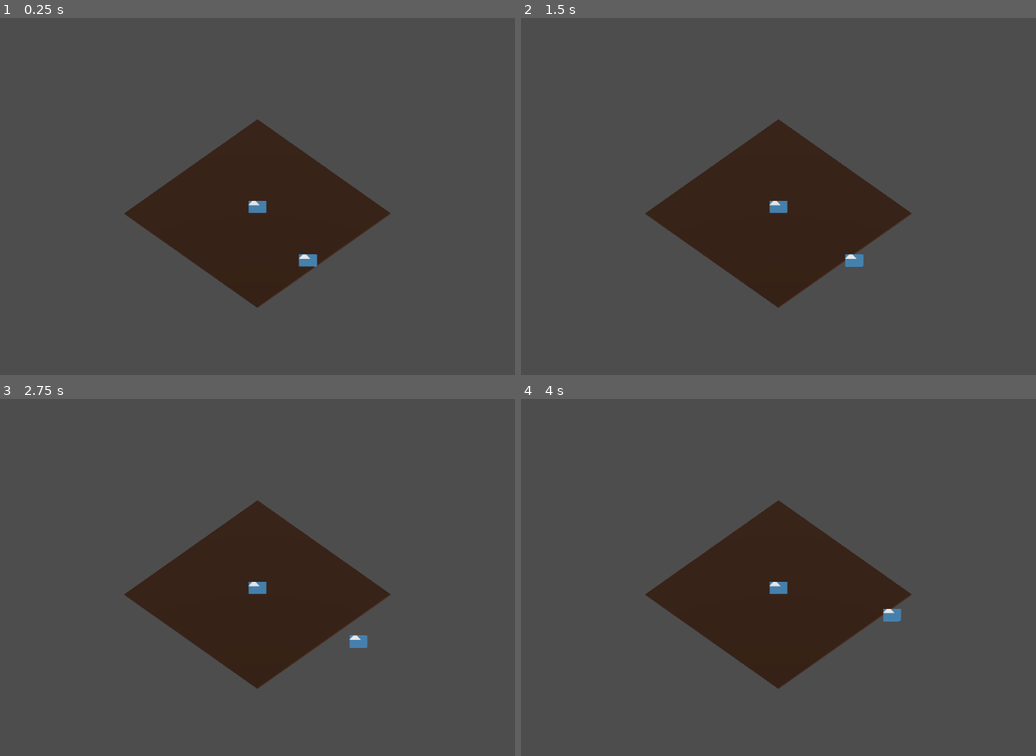
Above: before the commit, frames 1-4 (two rows, left to right).
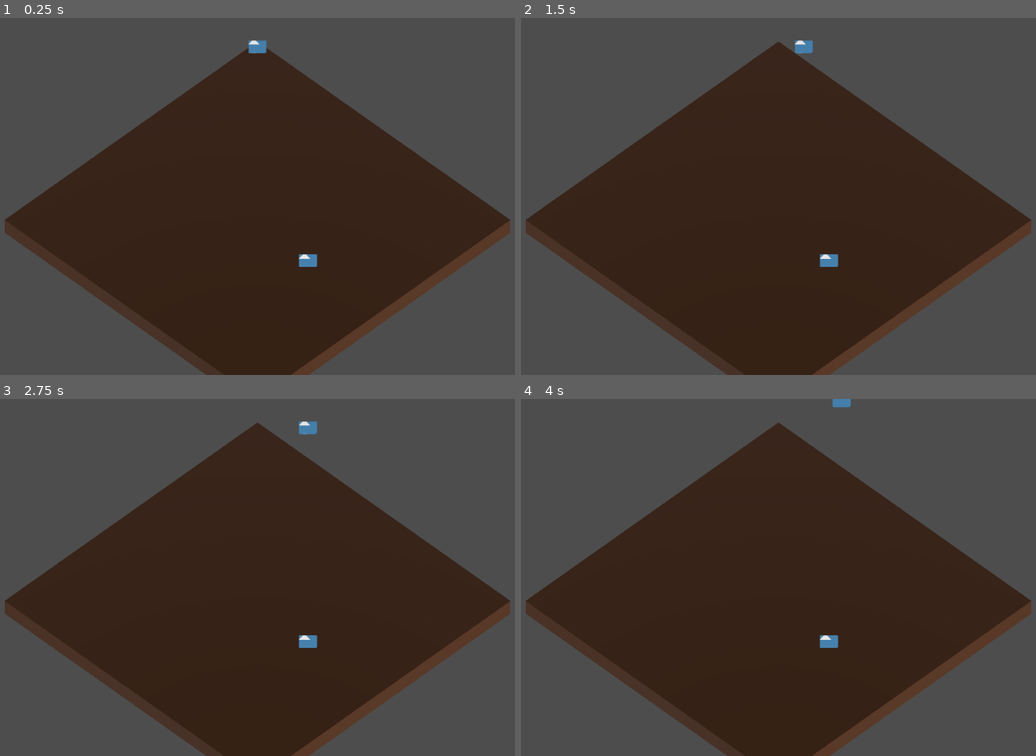
Above: after the commit, the same moments.

Repository: nialsiG/Carthage
Game: Godot game, scene res://Screens/GameScreen.tscn
Two runs of this game, one before a commit and one after it. Both use one fixed random seed, a clock stepped at 60 frames per second and the inputs below. This scene is started directly instead of the project's main scene. The engine's default icon, where the game draws it, is replaced by a stand-in: a white triangle on a blue panel in a dark square.
Inputs (mouse positions are in pixels of both pictures, inside the frame that each line leads up to):
- Up to frame 1 (0.25 s): no input
- Up to frame 2 (1.5 s): tap Enter at 0.5 s; move the mouse to (917, 178) at 0.52 s; hold D (Right) 0.53-1.28 s; tap W (Top) at 0.6, 1.35 s; click (917, 178) at 0.67 s; tap Space at 1.25 s; move the mouse to (649, 214) at 1.27 s; hold Down (Down) from 1.28 s (still down); click (649, 214) at 1.42 s
- Up to frame 3 (2.75 s): tap Enter at 2 s; move the mouse to (319, 498) at 2.02 s; release Down (Down) at 2.03 s; hold D (Right) from 2.03 s (still down); tap W (Top) at 2.1 s; click (319, 498) at 2.17 s
- Up to frame 4 (4 s): tap Space at 2.75 s; move the mouse to (747, 648) at 2.77 s; tap W (Top) at 2.85, 3.6 s; click (747, 648) at 2.92 s; tap Enter at 3.5 s; move the mouse to (969, 631) at 3.52 s; release D (Right) at 3.53 s; hold Left (Left) from 3.53 s (still down); click (969, 631) at 3.67 s

The runs differ from the first frame. In frame 1, 38% of the frame differs, in the area x 0-100%, y 6-100%; in frame 2, 38%; in frame 3, 38%; in frame 4, 38%.

Commit message:
Feature: reworked map generation and movement Reworked foleds in game objects Added Colob manager

Diff:
--- /dev/null
+++ b/game_jam_carthage/Assets/Materials/DefaultGround.tres
@@ -0,0 +1,4 @@
+[gd_resource type="StandardMaterial3D" format=3 uid="uid://c0rmbmdclrnwq"]
+
+[resource]
+albedo_color = Color(0.243137, 0.121569, 0, 1)
--- a/game_jam_carthage/GameObjects/Monkey.tscn
+++ b/game_jam_carthage/GameObjects/Animals/Monkey.tscn
@@ -1,8 +1,7 @@
-[gd_scene load_steps=9 format=3 uid="uid://doqvcxpkdv1ak"]
+[gd_scene load_steps=8 format=3 uid="uid://doqvcxpkdv1ak"]
 
-[ext_resource type="Script" path="res://GameObjects/monkey.gd" id="1_bucc7"]
+[ext_resource type="Script" path="res://GameObjects/Animals/monkey.gd" id="1_bucc7"]
 [ext_resource type="Texture2D" uid="uid://v6ub8yf1hg0u" path="res://Assets/Sprites/MockIcon.svg" id="2_3qbbm"]
-[ext_resource type="Material" uid="uid://cp23ry5n5m825" path="res://Assets/Materials/SelectedGround.tres" id="2_vbclf"]
 
 [sub_resource type="SpriteFrames" id="SpriteFrames_kkynf"]
 animations = [{
@@ -48,30 +47,6 @@
 [node name="CSGBox3D" type="CSGBox3D" parent="CollisionShape3D"]
 visible = false
 
-[node name="CellLeft" type="CSGBox3D" parent="."]
-transform = Transform3D(1, 0, 0, 0, 1, 0, 0, 0, 1, -1, -0.4, 0)
-visible = false
-size = Vector3(1, 0.1, 1)
-material = ExtResource("2_vbclf")
-
-[node name="CellRight" type="CSGBox3D" parent="."]
-transform = Transform3D(1, 0, 0, 0, 1, 0, 0, 0, 1, 1, -0.4, 0)
-visible = false
-size = Vector3(1, 0.1, 1)
-material = ExtResource("2_vbclf")
-
-[node name="CellTop" type="CSGBox3D" parent="."]
-transform = Transform3D(1, 0, 0, 0, 1, 0, 0, 0, 1, 0, -0.4, -1)
-visible = false
-size = Vector3(1, 0.1, 1)
-material = ExtResource("2_vbclf")
-
-[node name="CellBottom" type="CSGBox3D" parent="."]
-transform = Transform3D(1, 0, 0, 0, 1, 0, 0, 0, 1, 0, -0.4, 1)
-visible = false
-size = Vector3(1, 0.1, 1)
-material = ExtResource("2_vbclf")
-
 [node name="ViewPortQuad" type="MeshInstance3D" parent="."]
 transform = Transform3D(0.707107, 0.707107, -3.09086e-08, 0, -4.37114e-08, -1, -0.707107, 0.707107, -3.09086e-08, 0, 0, 0)
 mesh = SubResource("PlaneMesh_1d7jn")
--- /dev/null
+++ b/game_jam_carthage/GameObjects/Animals/monkey.gd
@@ -0,0 +1,40 @@
+extends CharacterBody3D
+class_name Monkey
+
+var _isLeader : bool = true
+var _isStray : bool = true
+var _waitingForTurnCompletion : bool
+var _tile : Vector2 = Vector2.ZERO
+
+func _ready():
+	var viewport: SubViewport = $SubViewport
+	viewport.render_target_clear_mode = SubViewport.CLEAR_MODE_ONCE
+
+func IsLeader():
+	return _isLeader
+
+func IsStray():
+	return _isStray
+
+func JoinGroup():
+	_isStray = false
+
+func SetLeader():
+	_isLeader = true
+
+func StealLeadership():
+	_isLeader = true
+
+func NotifyTurnEnd():
+	_waitingForTurnCompletion = false
+
+func React():
+	if (_isLeader || _isStray):
+		return
+
+func SetTile(tile : Vector2):
+	_tile = tile
+	print("Monkey "+str(tile) + " pour "+ str(position))
+
+func GetTile() -> Vector2:
+	return _tile
--- /dev/null
+++ b/game_jam_carthage/GameObjects/Ground/MapTile.tscn
@@ -0,0 +1,30 @@
+[gd_scene load_steps=6 format=3 uid="uid://b7uqgvhq4ah3m"]
+
+[ext_resource type="Script" path="res://GameObjects/Ground/map_tile.gd" id="1_tax87"]
+[ext_resource type="Material" uid="uid://c0rmbmdclrnwq" path="res://Assets/Materials/DefaultGround.tres" id="2_e1su0"]
+[ext_resource type="Material" uid="uid://cp23ry5n5m825" path="res://Assets/Materials/SelectedGround.tres" id="3_m36n4"]
+
+[sub_resource type="PhysicsMaterial" id="PhysicsMaterial_bntq4"]
+
+[sub_resource type="BoxShape3D" id="BoxShape3D_2x2up"]
+size = Vector3(1, 0.1, 1)
+
+[node name="Tile" type="StaticBody3D"]
+physics_material_override = SubResource("PhysicsMaterial_bntq4")
+script = ExtResource("1_tax87")
+
+[node name="CollisionShape3D" type="CollisionShape3D" parent="."]
+transform = Transform3D(1, 0, 0, 0, 1, 0, 0, 0, 1, 0, -1.5, 0)
+shape = SubResource("BoxShape3D_2x2up")
+
+[node name="Mesh" type="CSGBox3D" parent="."]
+transform = Transform3D(1, 0, 0, 0, 1, 0, 0, 0, 1, 0, -1.5, 0)
+material = ExtResource("2_e1su0")
+
+[node name="Selected" type="CSGBox3D" parent="."]
+transform = Transform3D(1, 0, 0, 0, 1, 0, 0, 0, 1, 0, -1, 0)
+visible = false
+size = Vector3(1, 0.1, 1)
+material = ExtResource("3_m36n4")
+
+[connection signal="input_event" from="." to="." method="_on_input_event"]
--- /dev/null
+++ b/game_jam_carthage/GameObjects/Ground/map_tile.gd
@@ -0,0 +1,29 @@
+extends StaticBody3D
+class_name MapTile
+
+var _coords : Vector2 = Vector2(0,0)
+var _gameScreen : GameScreen
+
+@onready var _mesh : CSGBox3D = $Mesh
+@onready var _selectionMesh : CSGBox3D = $Selected
+
+# Called when the node enters the scene tree for the first time.
+func _ready():
+	pass # Replace with function body.
+
+func Initialize(gameScreen : GameScreen, coordinates : Vector2, material : StandardMaterial3D):
+	_gameScreen = gameScreen
+	_coords = coordinates
+	_mesh.material = material
+	print("tile: " +str(_coords))
+
+func _on_input_event(camera, event, event_position, normal, shape_idx):
+	if(_gameScreen.TryGrabFocus(self)):
+		_selectionMesh.show()
+		print("FocusedTile "+str(_coords))
+
+func ReleaseFocus():
+	_selectionMesh.hide()
+
+func GetTile() -> Vector2:
+	return _coords
--- a/game_jam_carthage/GameObjects/monkey.gd
+++ /dev/null
@@ -1,64 +0,0 @@
-extends CharacterBody3D
-class_name Monkey
-
-@onready var _cellLeft : CSGBox3D =  $CellLeft
-@onready var _cellRight : CSGBox3D =  $CellRight
-@onready var _cellTop : CSGBox3D =  $CellTop
-@onready var _cellBottom : CSGBox3D =  $CellBottom
-
-var _isLeader : bool = true
-var _isStray : bool = true
-var _waitingForTurnCompletion : bool
-
-func _ready():
-	var viewport: SubViewport = $SubViewport
-	viewport.render_target_clear_mode = SubViewport.CLEAR_MODE_ONCE
-
-func IsLeader():
-	return _isLeader
-
-func IsStray():
-	return _isStray
-
-func JoinGroup():
-	_isStray = false
-
-func SetLeader():
-	_isLeader = true
-
-func StealLeadership():
-	_isLeader = true
-	HideAllCells()
-
-func NotifyTurnEnd():
-	_waitingForTurnCompletion = false
-
-func React():
-	if (_isLeader || _isStray):
-		return
-
-func LightUp(mousePosition : Vector2):
-	HideAllCells()
-
-	var diff = Vector2(position.x, position.z) - mousePosition
-	if (0.5 < diff.x && diff.x <= 1.5 && abs(diff.y) < 0.5 ):
-		_cellLeft.show()
-
-	elif (-0.5 > diff.x && diff.x >= -1.5 && abs(diff.y) < 0.5 ):
-		_cellRight.show()
-
-	elif (0.5 < diff.y && diff.y <= 1.5 && abs(diff.x) < 0.5 ):
-		_cellTop.show()
-
-	elif (-0.5 > diff.y && diff.y >= -1.5 && abs(diff.x) < 0.5 ):
-		_cellBottom.show()
-
-
-func _on_input_event(camera, event, event_position, normal, shape_idx):
-	HideAllCells()
-
-func HideAllCells():
-	_cellLeft.hide()
-	_cellRight.hide()
-	_cellTop.hide()
-	_cellBottom.hide()
--- a/game_jam_carthage/Screens/GameScreen.tscn
+++ b/game_jam_carthage/Screens/GameScreen.tscn
@@ -1,37 +1,17 @@
-[gd_scene load_steps=6 format=3 uid="uid://byh8df8f8ldkr"]
+[gd_scene load_steps=3 format=3 uid="uid://byh8df8f8ldkr"]
 
 [ext_resource type="Script" path="res://Screens/game_screen.gd" id="1_tt61r"]
-[ext_resource type="PackedScene" uid="uid://doqvcxpkdv1ak" path="res://GameObjects/Monkey.tscn" id="2_meuxl"]
-
-[sub_resource type="PhysicsMaterial" id="PhysicsMaterial_bntq4"]
-
-[sub_resource type="BoxShape3D" id="BoxShape3D_2x2up"]
-size = Vector3(10.5, 0.1, 10.5)
-
-[sub_resource type="StandardMaterial3D" id="StandardMaterial3D_hh6f8"]
-albedo_color = Color(0.243137, 0.121569, 0, 1)
+[ext_resource type="PackedScene" uid="uid://doqvcxpkdv1ak" path="res://GameObjects/Animals/Monkey.tscn" id="2_meuxl"]
 
 [node name="GameScreen" type="Node"]
 script = ExtResource("1_tt61r")
 
-[node name="Node3D" type="Node3D" parent="."]
-transform = Transform3D(1, 0, 0, 0, 1, 0, 0, 0, 1, 0, 0.957537, 0)
-
-[node name="Ground" type="StaticBody3D" parent="."]
-physics_material_override = SubResource("PhysicsMaterial_bntq4")
-
-[node name="CollisionShape3D" type="CollisionShape3D" parent="Ground"]
-transform = Transform3D(1, 0, 0, 0, 1, 0, 0, 0, 1, 0, -0.5, 0)
-shape = SubResource("BoxShape3D_2x2up")
-
-[node name="CSGBox3D" type="CSGBox3D" parent="Ground"]
-transform = Transform3D(1, 0, 0, 0, 1, 0, 0, 0, 1, 0, -0.5, 0)
-size = Vector3(10.5, 0.1, 10.5)
-material = SubResource("StandardMaterial3D_hh6f8")
+[node name="Ground" type="Node3D" parent="."]
 
 [node name="Elements" type="Node3D" parent="."]
 
 [node name="Monkey" parent="Elements" instance=ExtResource("2_meuxl")]
+transform = Transform3D(1, 0, 0, 0, 1, 0, 0, 0, 1, -9, 0, -9)
 
 [node name="Monkey2" parent="Elements" instance=ExtResource("2_meuxl")]
 transform = Transform3D(1, 0, 0, 0, 1, 0, 0, 0, 1, 5, 0, 1)
@@ -52,5 +32,3 @@
 [node name="DirectionalLight3D" type="DirectionalLight3D" parent="."]
 transform = Transform3D(-0.400141, 0.542566, 0.738586, 0, -0.805918, 0.592027, 0.916454, 0.236894, 0.322481, 16.2175, 10.9959, 5.57323)
 light_angular_distance = 10.0
-
-[connection signal="input_event" from="Ground" to="." method="_on_ground_input_event"]
--- a/game_jam_carthage/Screens/game_screen.gd
+++ b/game_jam_carthage/Screens/game_screen.gd
@@ -3,19 +3,30 @@
 
 @onready var elements : Node3D = $Elements
 @onready var mousePositionLabel : Label =  $Label
+@onready var _ground : Node3D = $Ground
+
+var tilePS = preload("res://GameObjects/Ground/MapTile.tscn")
+var baseMaterial = preload("res://Assets/Materials/DefaultGround.tres")
 
 var monkeys :Array[Monkey] = []
 var leader : Monkey
+var _focusTile : MapTile
 var turn : int = 1
 var hoveredTile : Vector3 = Vector3.ZERO
+var _mapDimensions : Vector2 = Vector2(20, 20)
 
 const InvalidMoveVector : Vector3 = Vector3(-10000, 0,-10000)
 
 func _ready():
+	GenerateMap(_mapDimensions)
+
 	for element in elements.get_children():
 		if (element is Monkey):
-			if(element.IsLeader()):
+			var tile = GetTile(element.position)
+			element.SetTile(tile)
+			if(element.IsLeader() && leader == null):
 				leader = element
+				leader.SetTile(GetTile(leader.position))
 			if (!element.IsStray()):
 				monkeys.append(element)
 
@@ -23,48 +34,66 @@
 		leader = monkeys[0]
 		leader.SetLeader()
 
-func OnMoved():
-	turn+=1
+func _process(delta):
+	if CheckLeaderMove():
+		turn += 1
 
-func _process(delta):
-	var move = CheckLeaderMove()
+func GenerateMap(dimensions : Vector2):
+	var width = int(dimensions.x)
+	var height = int(dimensions.y)
+	for x in width:
+		for y in height:
+			var tile = tilePS.instantiate()
+			_ground.add_child(tile)
+			tile.Initialize(self, Vector2(x - (width / 2) + 1, y - (height / 2) + 1), baseMaterial)
+			tile.position = Vector3(x + 0.5 - width / 2, 0, y + 0.5 - height / 2)
 
 func CheckLeaderMove() -> bool:
 	var hasMoved = false
 	if(Input.is_action_just_pressed("Left")):
-		leader.position = leader.position + Vector3.LEFT
+		Move(leader, Vector3.LEFT)
 
 	if(Input.is_action_just_pressed("Right")):
-		leader.position = leader.position + Vector3.RIGHT
+		Move(leader, Vector3.RIGHT)
 
 	if(Input.is_action_just_pressed("Top")):
-		leader.position = leader.position + Vector3.FORWARD
+		Move(leader, Vector3.FORWARD)
 
 	if (Input.is_action_just_pressed("Down")):
-		leader.position = leader.position +Vector3.BACK
+		Move(leader, Vector3.BACK)
 
 	return hasMoved
 
 signal MousePosition(position : Vector2)
 
-func _on_ground_input_event(camera, event, event_position, normal, shape_idx):
-	leader.LightUp(Vector2(event_position.x, event_position.z))
-	var newPos = GetTile(event_position)
-	if (newPos != hoveredTile):
-		print("event position "+ str(event_position))
-		hoveredTile = newPos
-		print(str(hoveredTile))
+func TryGrabFocus(tile : MapTile)-> bool:
+	var distance = (leader.GetTile() - tile.GetTile()).length()
+	var isValid = true
+	print(str(tile.GetTile())+" "+str(distance))
+	if (distance != 1):
+		isValid = false
 
-	mousePositionLabel.text = str(hoveredTile.x)+":"+str(hoveredTile.y)
+	#Check tile available for move (occupied or collision)
+	if (_focusTile != null):
+		_focusTile.ReleaseFocus()
+
+	_focusTile = tile
+	return isValid
 
 func _input(event):
 	if (event is InputEventMouseButton && event.button_index == MOUSE_BUTTON_RIGHT):
-		var positionDiff = hoveredTile -GetTile(leader.position)
-		print(str(positionDiff))
+		print("Right click")
+		var positionDiff = _focusTile.GetTile() - leader.GetTile()
+		print("Diff position: "+str(positionDiff))
 		if (positionDiff.length() <= 1):
-			leader.position = leader.position + positionDiff
+			Move(leader, Vector3(positionDiff.x, 0, positionDiff.y))
 
-func GetTile(tilePosition : Vector3) -> Vector3:
+func Move(target : Node3D, positionDiff : Vector3):
+	target.position = leader.position + positionDiff
+	target.SetTile(GetTile(target.position))
+	_focusTile.ReleaseFocus()
+
+func GetTile(tilePosition : Vector3) -> Vector2:
 	var x = 0
 	var z = 0
 
@@ -80,4 +109,4 @@
 	elif (tilePosition.z > 0 && tilePosition.z < z - 0.5):
 		z += 1
 
-	return Vector3(x, 0, z)
+	return Vector2(x,z)
--- /dev/null
+++ b/game_jam_carthage/Singletons/ColobsManager.tscn
@@ -0,0 +1,6 @@
+[gd_scene load_steps=2 format=3 uid="uid://evecbpe8bk2j"]
+
+[ext_resource type="Script" path="res://Singletons/colobs_manager.gd" id="1_a5d3w"]
+
+[node name="BandManager" type="Node"]
+script = ExtResource("1_a5d3w")
--- /dev/null
+++ b/game_jam_carthage/Singletons/colobs_manager.gd
@@ -0,0 +1,13 @@
+extends Node
+
+var _band : Array[Monkey] = []
+
+func _ready():
+	pass
+
+
+func PushMonkeys(monkeys : Array[Monkey]):
+	_band = monkeys
+
+func PullMonkeys() -> Array[Monkey]:
+	return _band
--- a/game_jam_carthage/Singletons/soundsettings_manager.gd
+++ b/game_jam_carthage/Singletons/soundsettings_manager.gd
@@ -1,2 +1 @@
 extends Node
-class_name SoundSettingsManager
--- a/game_jam_carthage/project.godot
+++ b/game_jam_carthage/project.godot
@@ -18,6 +18,7 @@
 [autoload]
 
 SoundsettingsManager="*res://Singletons/SoundsettingsManager.tscn"
+ColobsManager="*res://Singletons/ColobsManager.tscn"
 
 [input]
 
